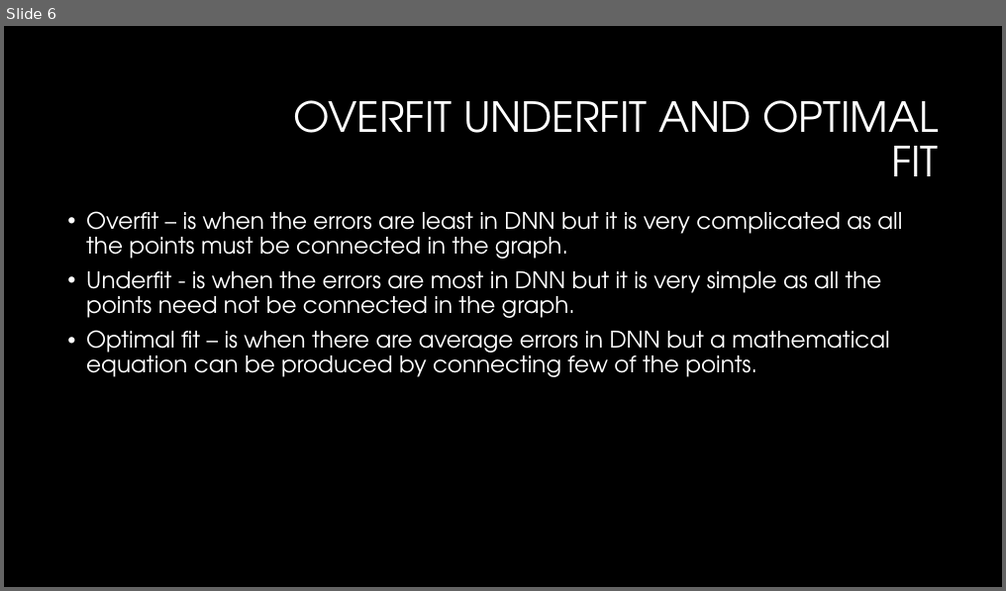
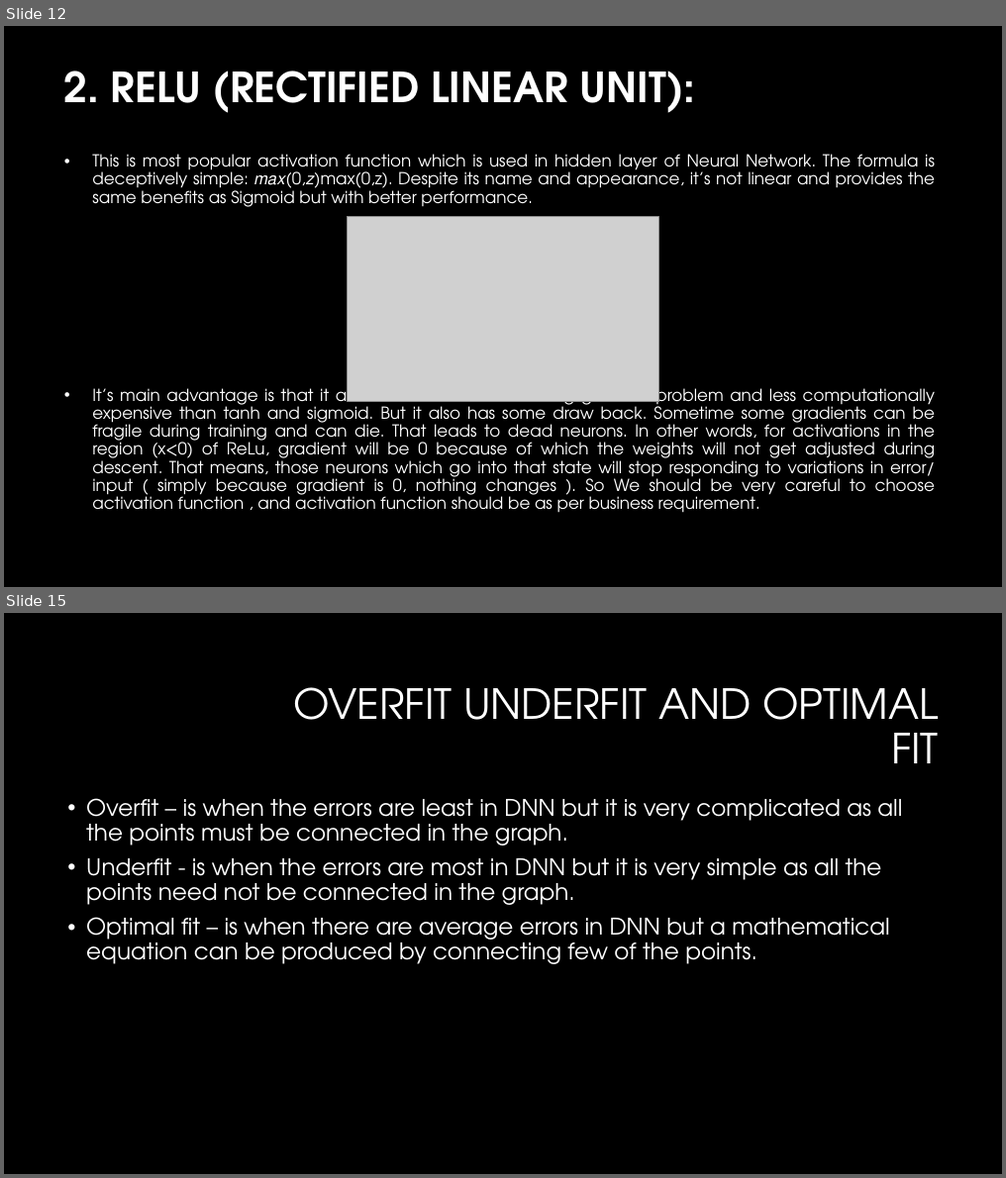
Before and after one commit to ENG19CS0006-Abhay/Deep-learning-DNN-, a slide deck: ENG19CS006(Abhay V R)(DL assignment 2).pptx. Shown one above the other, each under a label of ours: slide 6 before the commit, slides 12 and 15 after it; the slides between them are not shown. The pictures are 1006x591 and 1006x1178 pixels, drawn with LibreOffice and Linux fonts; fonts in the diff are those of the drawing; grey boxes stand for pictures; background and template pictures are left out. Boxes give left, top, right and bottom in pixels: in the first picture for what was removed or moved away, otherwise in the second. Text is boxed around its words. In the diff, an @@ line names an element or a change of style, - is before the commit and + after.

```diff
--- a/ENG19CS006(Abhay V R)(DL assignment 2).pptx
+++ b/ENG19CS006(Abhay V R)(DL assignment 2).pptx
@@ slide 12 added at (4, 26, 1002, 587), background #000000 @@
@@ title added at (64, 71, 696, 113), 40 pt, text #FFFFFF, bold @@
+2. RELU (RECTIFIED LINEAR UNIT):
@@ text added at (92, 154, 936, 513), 16 pt, text #FFFFFF @@
+• This is most popular activation function which is used in hidden layer of Neural Network. The formula is deceptively simple: 𝑚𝑎𝑥(0,𝑧)max(0,z). Despite its name and appearance, it’s not linear and provides the same benefits as Sigmoid but with better performance.
+• It’s main advantage is that it avoids and rectifies vanishing gradient problem and less computationally expensive than tanh and sigmoid. But it also has some draw back. Sometime some gradients can be fragile during training and can die. That leads to dead neurons. In other words, for activations in the region (x<0) of ReLu, gradient will be 0 because of which the weights will not get adjusted during descent. That means, those neurons which go into that state will stop responding to variations in error/ input ( simply because gradient is 0, nothing changes ). So We should be very careful to choose activation function , and activation function should be as per business requirement.
@@ picture added at (348, 217, 659, 402) @@
@@ what was slide 6 is now slide 15 @@
```
Also in this commit, not shown: 9 other slides added, 1 slide removed.
